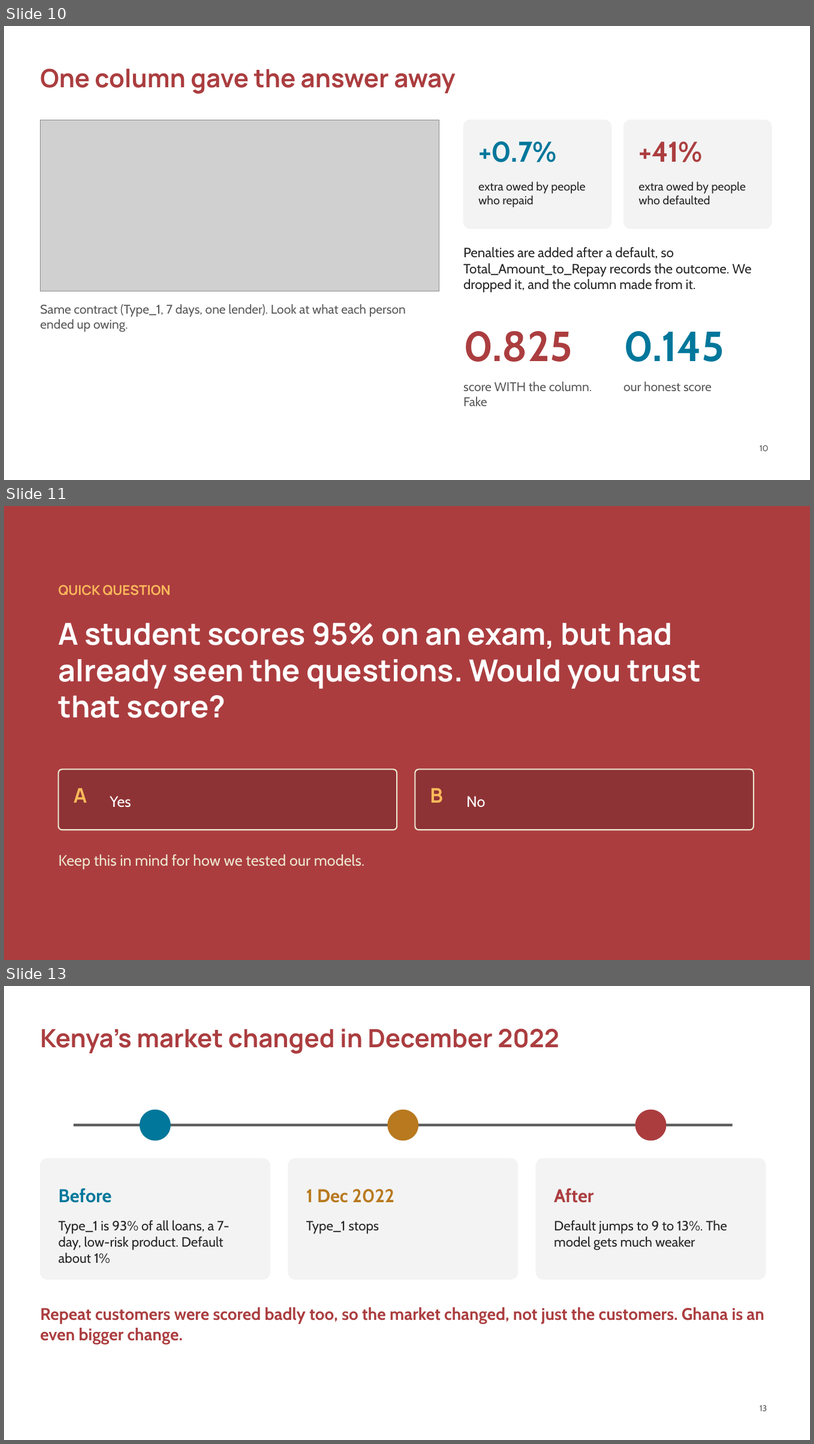
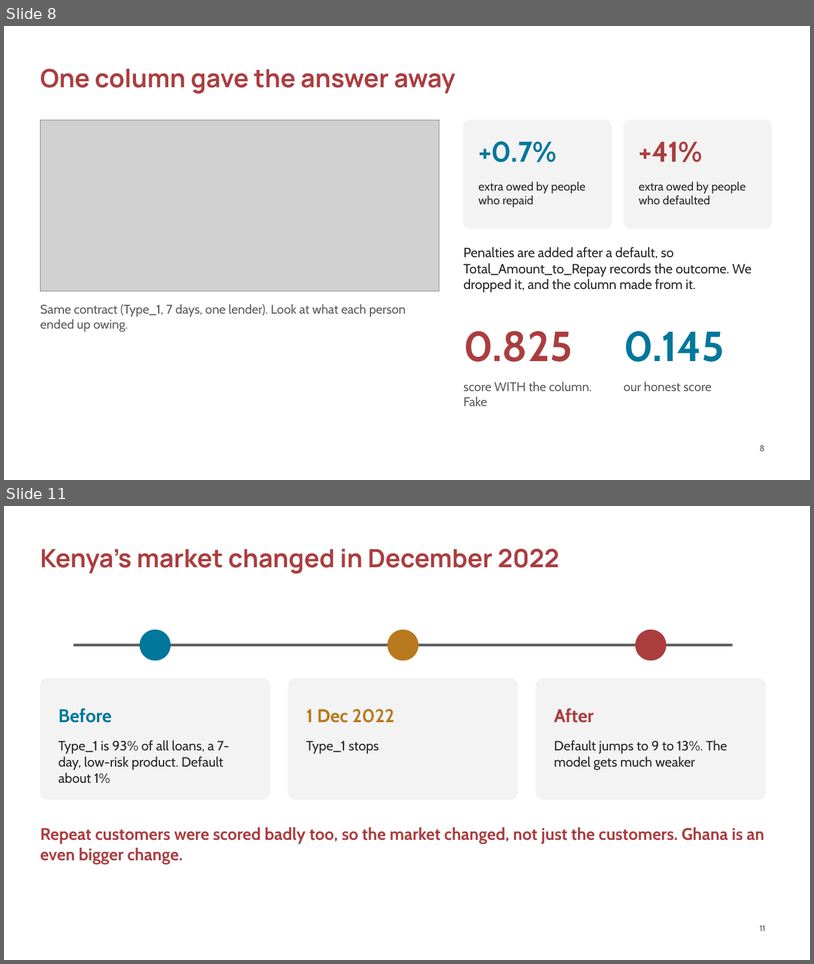
Before and after one commit to ASU-MICS-2028/mle-group-3-prosit-2, a slide deck: slides/NkwaPay_Debrief_Lesson.pptx. Shown one above the other, each under a label of ours: slides 10, 11 and 13 before the commit, slides 8 and 11 after it; the slides between them are not shown. The pictures are 814x1444 and 814x964 pixels, drawn with LibreOffice and Linux fonts; fonts in the diff are those of the drawing; grey boxes stand for pictures; background and template pictures are left out. Boxes give left, top, right and bottom in pixels: in the first picture for what was removed or moved away, otherwise in the second. Text is boxed around its words. In the diff, an @@ line names an element or a change of style, - is before the commit and + after.

```diff
--- a/slides/NkwaPay_Debrief_Lesson.pptx
+++ b/slides/NkwaPay_Debrief_Lesson.pptx
@@ slide 11 removed at bbox=[4, 506, 810, 960], background #AB3D3F @@
@@ text removed at bbox=[59, 585, 171, 595] @@
-QUICK QUESTION
@@ text removed at bbox=[59, 622, 701, 718] @@
-A student scores 95% on an exam, but had already seen the questions. Would you trust that score?
@@ rounded rectangle removed at bbox=[59, 769, 397, 829] @@
@@ rounded rectangle removed at bbox=[416, 769, 754, 829] @@
@@ text removed at bbox=[74, 788, 87, 802] @@
-A
@@ text removed at bbox=[431, 788, 443, 802] @@
-B
@@ text removed at bbox=[110, 796, 131, 807] @@
-Yes
@@ text removed at bbox=[467, 796, 485, 807] @@
-No
@@ text removed at bbox=[59, 854, 365, 869] @@
-Keep this in mind for how we tested our models.
@@ what was slide 10 is now slide 8 @@
@@ page number at bbox=[760, 445, 765, 451]: text changed @@
-10
+8
@@ what was slide 13 is now slide 11 @@
@@ page number at bbox=[760, 925, 766, 931]: text changed @@
-13
+11
```
Also in this commit, not shown: 2 slides changed, 2 slides added, 5 other slides removed.
